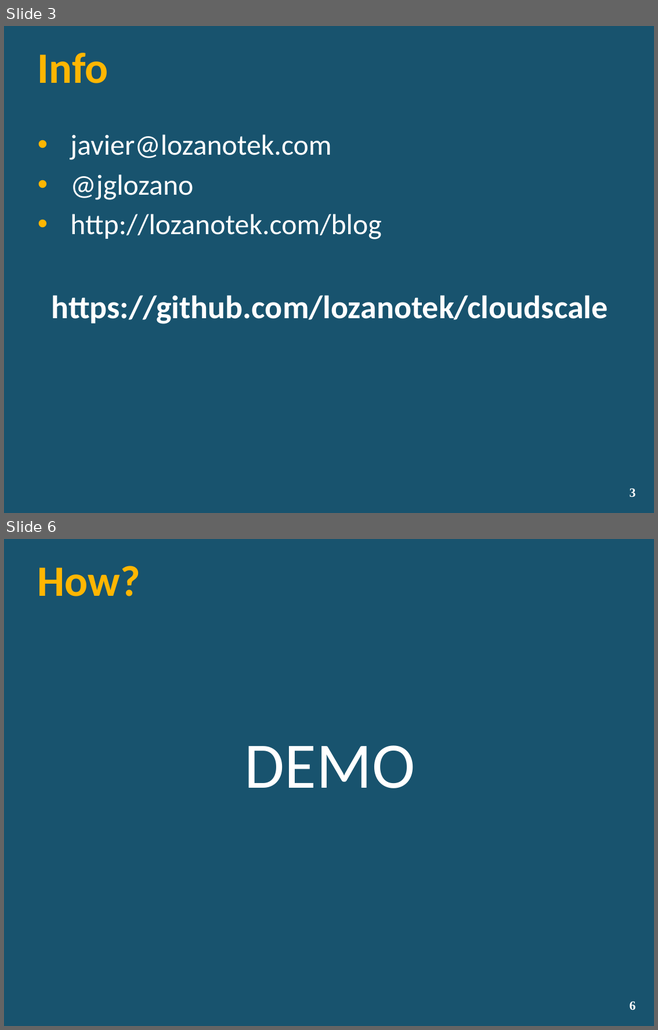
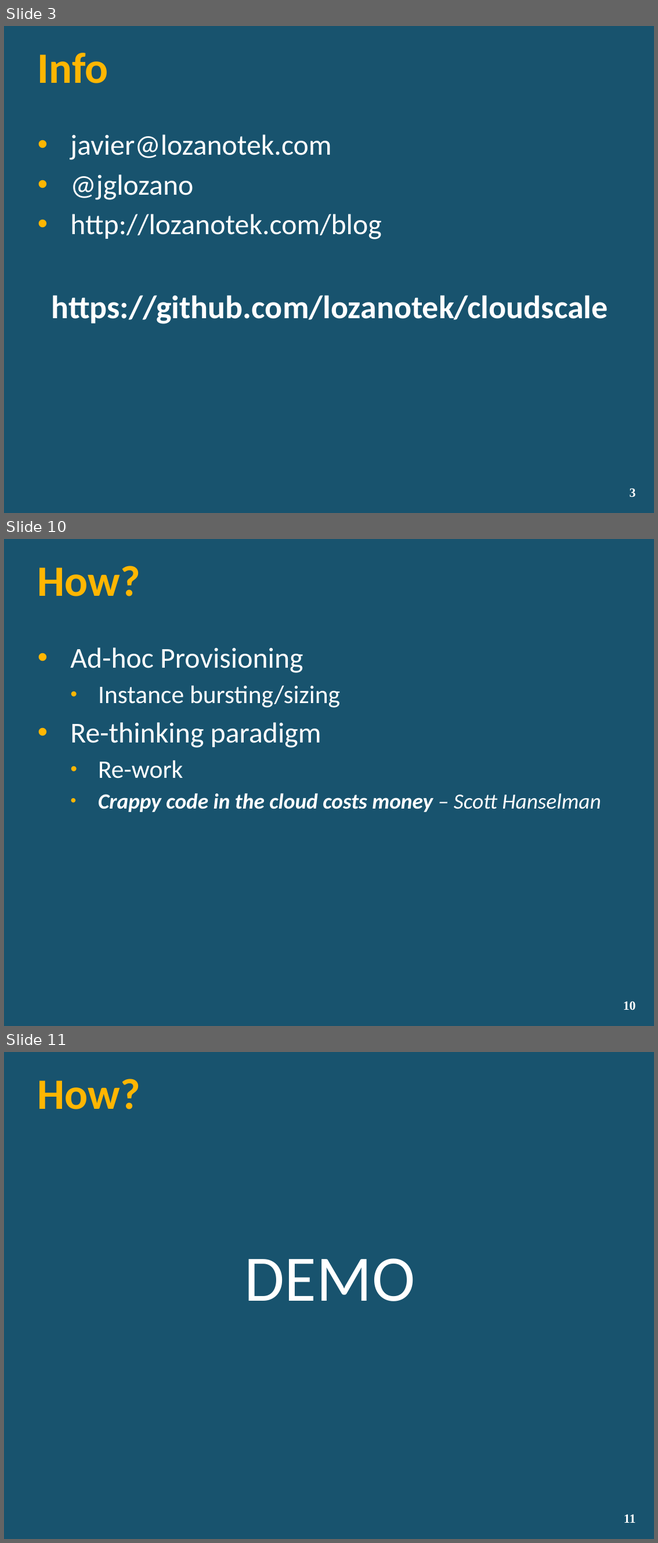
Before and after one commit to lozanotek/cloudscale, a slide deck: slides/CloudScale.pptx. Shown one above the other, each under a label of ours: slides 3 and 6 before the commit, slides 3, 10 and 11 after it; the slides between them are not shown. The pictures are 658x1030 and 658x1543 pixels, drawn with LibreOffice and Linux fonts; fonts in the diff are those of the drawing; background and template pictures are left out. Boxes give left, top, right and bottom in pixels: in the first picture for what was removed or moved away, otherwise in the second. Text is boxed around its words. In the diff, an @@ line names an element or a change of style, - is before the commit and + after.

```diff
--- a/slides/CloudScale.pptx
+++ b/slides/CloudScale.pptx
@@ slide 10 added at (x1=4, y1=539, x2=654, y2=1026), background picture (left out) @@
@@ title added at (x1=38, y1=566, x2=140, y2=596), 48 pt, text #FFB601, bold @@
+How?
@@ text added at (x1=70, y1=647, x2=600, y2=812), 24 pt, text #FFFFFF @@
+• Ad-hoc Provisioning
+  • Instance bursting/sizing
+• Re-thinking paradigm
+  • Re-work
+  • Crappy code in the cloud costs money – Scott Hanselman
@@ page number added at (x1=623, y1=1001, x2=636, y2=1010), 14 pt, text #FFFFFF, bold @@
+10
@@ what was slide 6 is now slide 11 @@
@@ page number at (x1=623, y1=1514, x2=636, y2=1523): text changed @@
-6
+11
```
Also in this commit, not shown: 2 slides changed, 4 other slides added.
